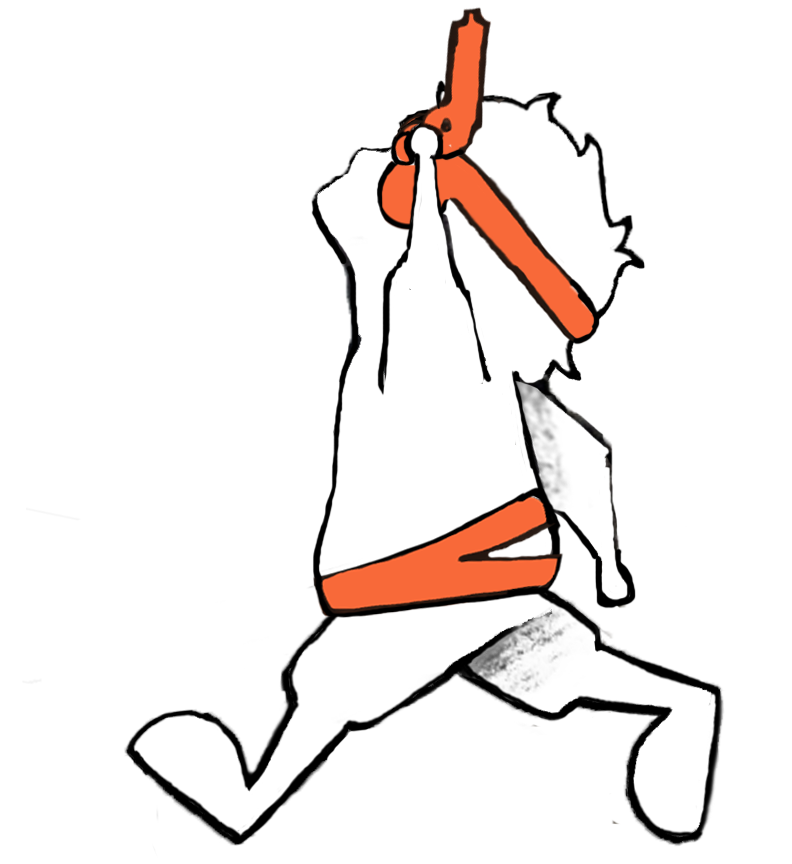
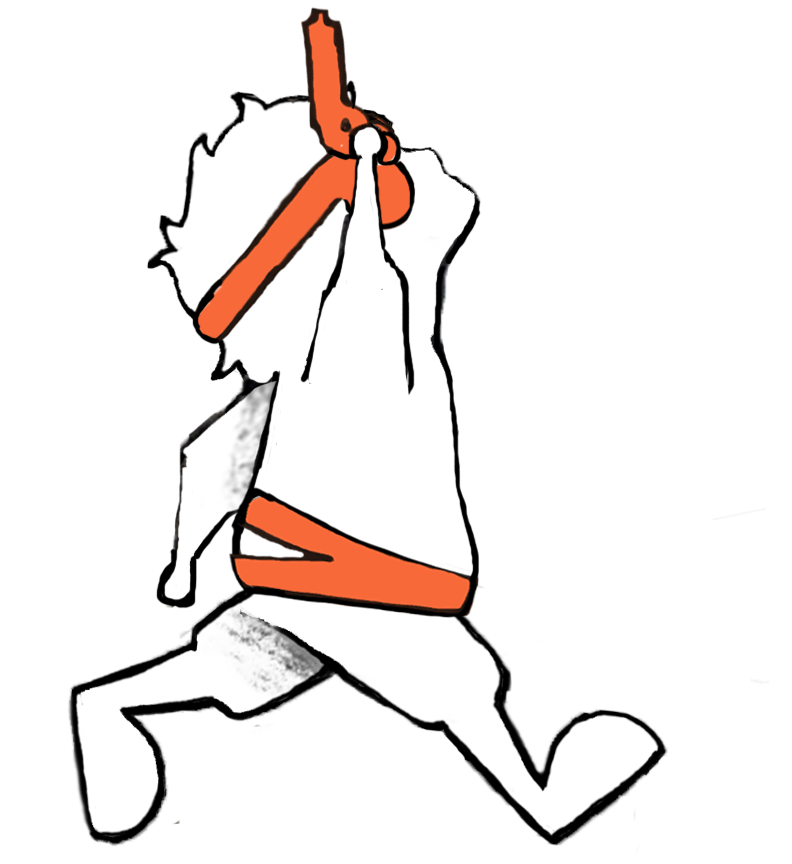
Layered file, before and after one edit (792x864). Changes by layer:
painted on "Layer 4" over <box>151,93,641,372</box>
painted on "Layer 3" over <box>300,7,492,250</box>
painted on "Layer 2" over <box>228,205,564,619</box>
painted on "Layer 1" over <box>173,108,619,586</box>
painted on "rforward" over <box>22,80,770,855</box>
